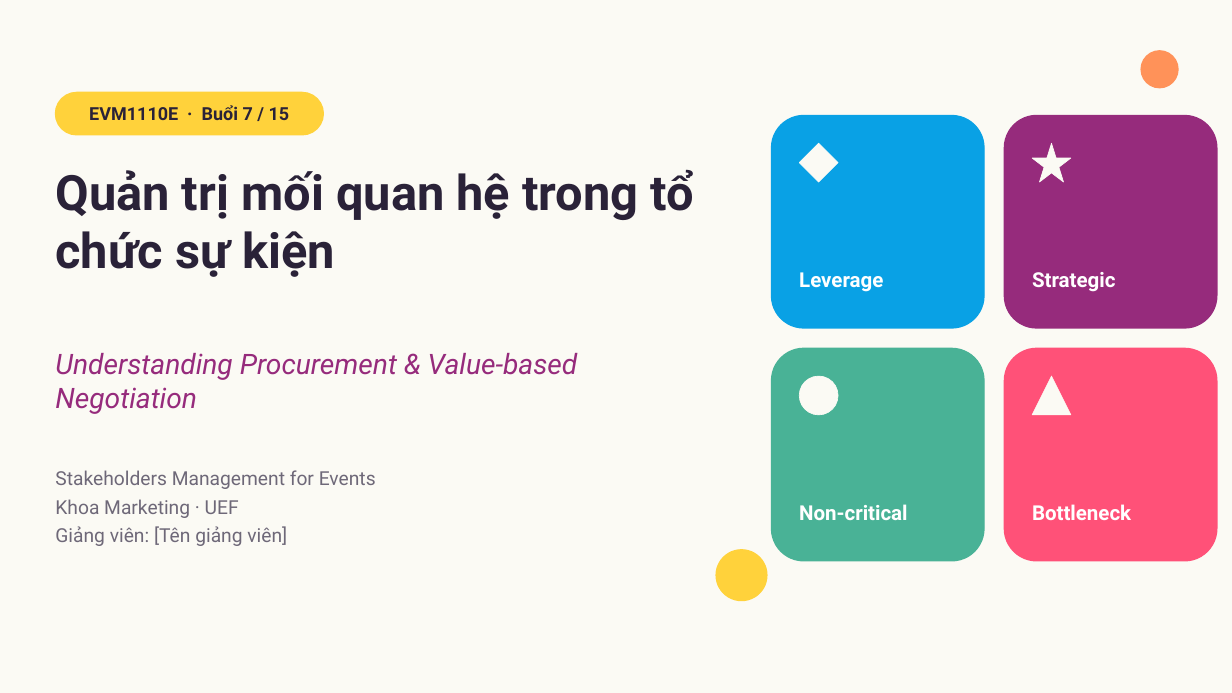
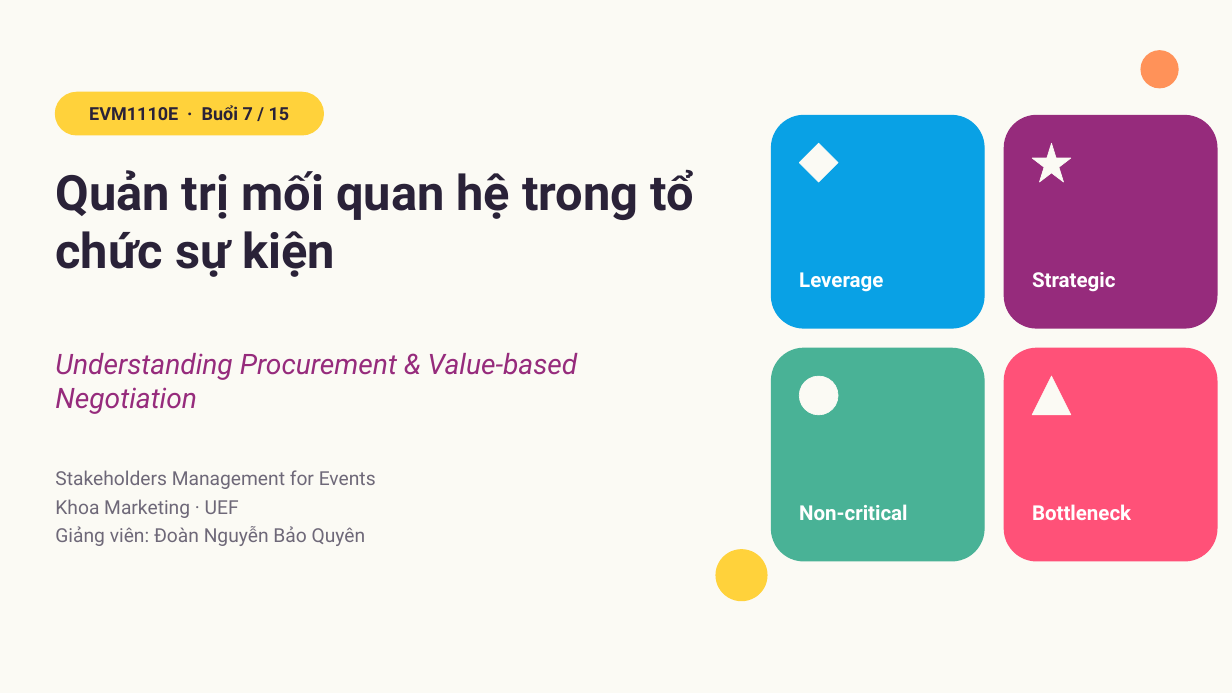
Before and after one commit to dnbaoquyen/academic-pptx-skill, a slide deck: slide 1 of examples/EVM1110E_W07/EVM1110E_W07_Procurement_Negotiation.pptx. Drawn at 1232x693 pixels with LibreOffice and Linux fonts; fonts in the diff are those of the drawing. Boxes give left, top, right and bottom in pixels: in the first picture for what was removed or moved away, otherwise in the second. Text is boxed around its words. In the diff, an @@ line names an element or a change of style, - is before the commit and + after.

```diff
--- a/examples/EVM1110E_W07/EVM1110E_W07_Procurement_Negotiation.pptx
+++ b/examples/EVM1110E_W07/EVM1110E_W07_Procurement_Negotiation.pptx
@@ text at [55,526,366,546]: text changed @@
-Giảng viên: [Tên giảng viên]
+Giảng viên: Đoàn Nguyễn Bảo Quyên
```
Also in this commit, not shown: 13 other files.
